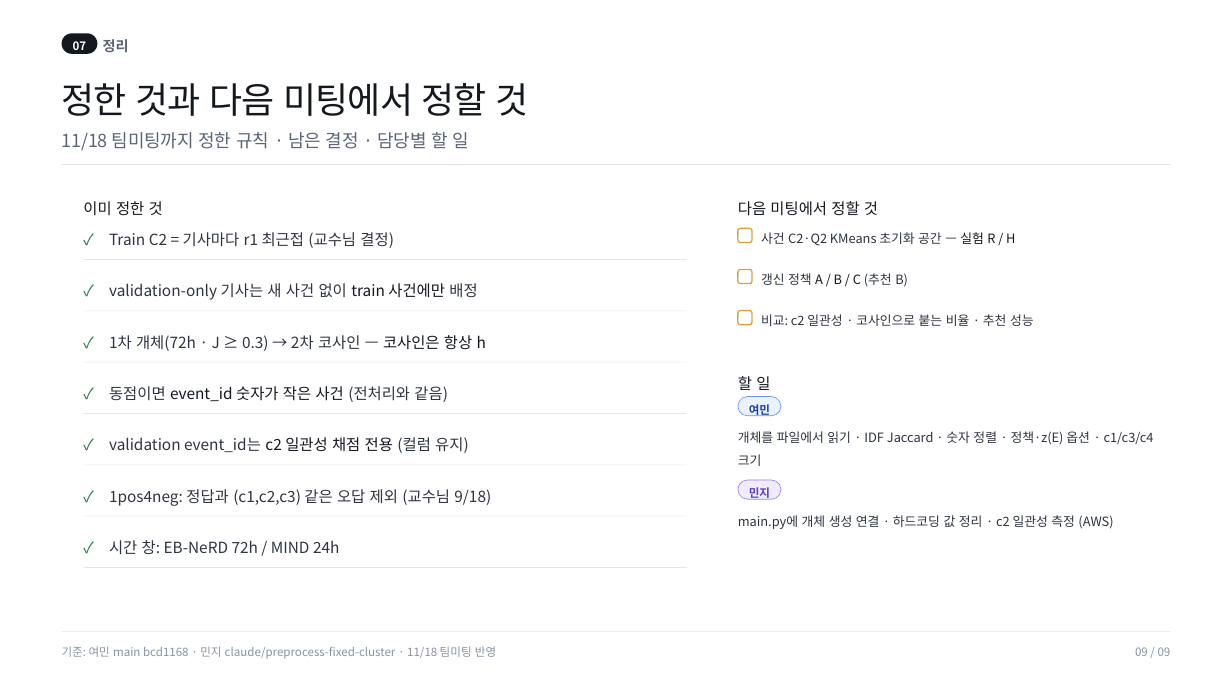
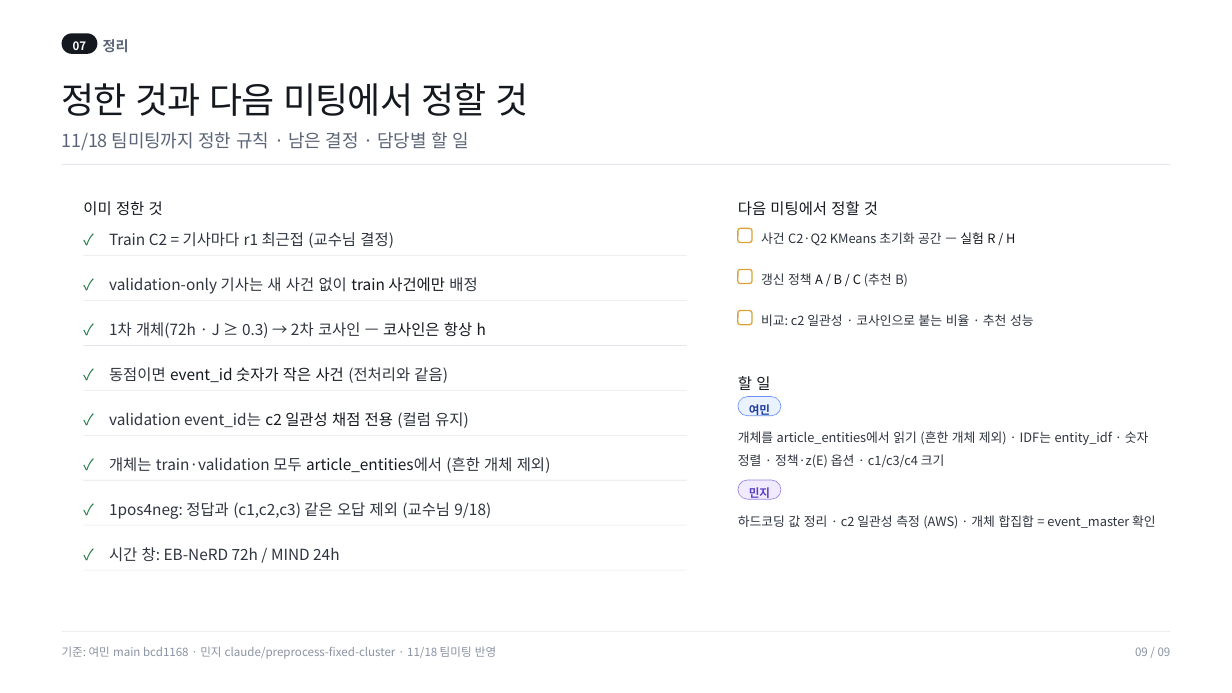
Before and after one commit to minji1217/SID_Project, a slide deck: slide 9 of reports/slides/파이프라인_전체흐름.pptx. Drawn at 1232x693 pixels with LibreOffice and Linux fonts; fonts in the diff are those of the drawing. Boxes give left, top, right and bottom in pixels: in the first picture for what was removed or moved away, otherwise in the second. Text is boxed around its words. In the diff, an @@ line names an element or a change of style, - is before the commit and + after.

```diff
--- a/reports/slides/파이프라인_전체흐름.pptx
+++ b/reports/slides/파이프라인_전체흐름.pptx
@@ 2 texts, 1 rectangle: place and size @@
-2 texts, 1 rectangle at [83,260,687,300]
+2 texts, 1 rectangle at [83,255,687,294]
@@ 2 texts, 1 rectangle: place and size @@
-2 texts, 1 rectangle at [83,311,687,351]
+2 texts, 1 rectangle at [83,300,687,338]
@@ text "✓": place and size @@
-text "✓" at [83,376,103,402]
+text "✓" at [83,357,103,383]
@@ rectangle: place and size @@
-rectangle at [83,362,687,363]
+rectangle at [83,346,687,347]
@@ text "동점이면 event_id 숫자가 작은 사건 ...": place and size @@
-text "동점이면 event_id 숫자가 작은 사건 ..." at [109,386,448,402]
+text "동점이면 event_id 숫자가 작은 사건 ..." at [109,367,448,383]
@@ rectangle added at [83,390,687,391], fill #E3E6EB @@
@@ text added at [83,402,103,428], 12 pt, text #1E7A46 @@
+✓
@@ text "validation event_id는 c2 일관성 채점 ...": place and size @@
-text "validation event_id는 c2 일관성 채점 ..." at [109,437,469,453]
+text "validation event_id는 c2 일관성 채점 ..." at [109,412,469,428]
@@ text "✓": place and size @@
-text "✓" at [83,427,103,453]
+text "✓" at [83,446,103,472]
@@ rectangle: place and size @@
-rectangle at [83,413,687,414]
+rectangle at [83,435,687,436]
@@ text at [738,431,1149,468]: text changed @@
-개체를 파일에서 읽기 · IDF Jaccard · 숫자 정렬 · 정책·z(E) 옵션 · c1/c3/c4 크기
+개체를 article_entities에서 읽기 (흔한 개체 제외) · IDF는 entity_idf · 숫자 정렬 · 정책·z(E) 옵션 · c1/c3/c4 크기
@@ text added at [109,457,551,473], 12 pt, text #2E3440 @@
+개체는 train·validation 모두 article_entities에서 (흔한 개체 제외)
@@ 2 texts, 1 rectangle: place and size @@
-2 texts, 1 rectangle at [83,465,687,506]
+2 texts, 1 rectangle at [83,480,687,519]
@@ text "✓": place and size @@
-text "✓" at [83,531,103,556]
+text "✓" at [83,537,103,563]
@@ rectangle: place and size @@
-rectangle at [83,516,687,517]
+rectangle at [83,525,687,526]
@@ text "시간 창: EB-NeRD 72h / ...": place and size @@
-text "시간 창: EB-NeRD 72h / ..." at [109,540,339,555]
+text "시간 창: EB-NeRD 72h / ..." at [109,547,339,562]
@@ text at [738,515,1156,529]: text changed @@
-main.py에 개체 생성 연결 · 하드코딩 값 정리 · c2 일관성 측정 (AWS)
+하드코딩 값 정리 · c2 일관성 측정 (AWS) · 개체 합집합 = event_master 확인
```
Also in this commit, not shown: 2 other slides changed, 3 other files.
